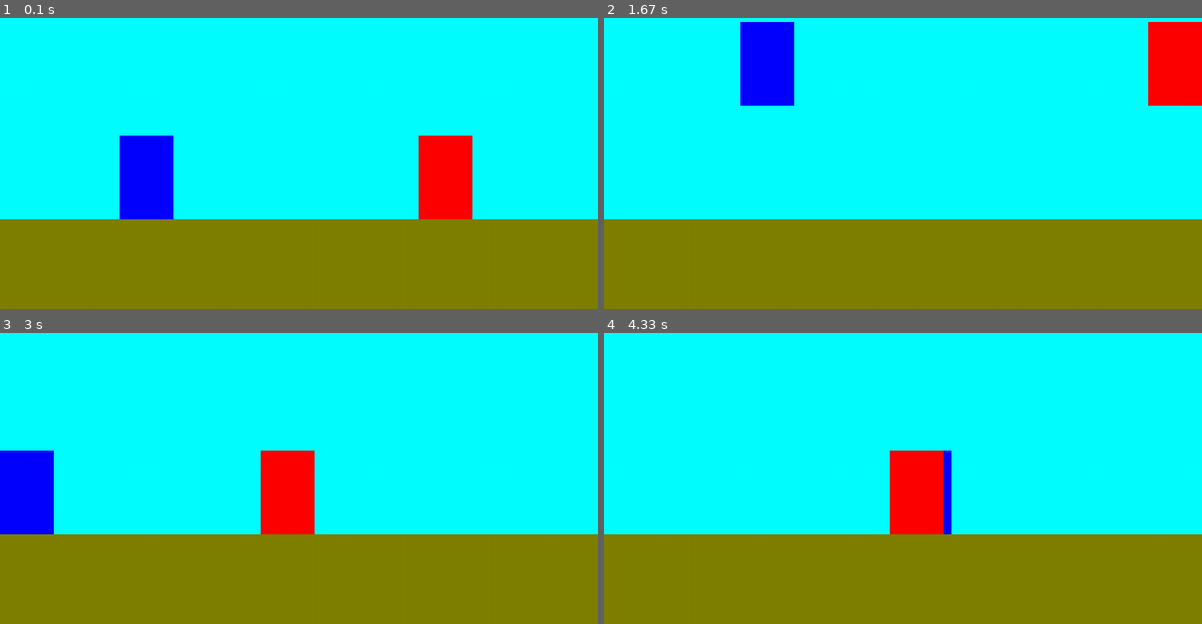
Above: before the commit, frames 1-4 (two rows, left to right).
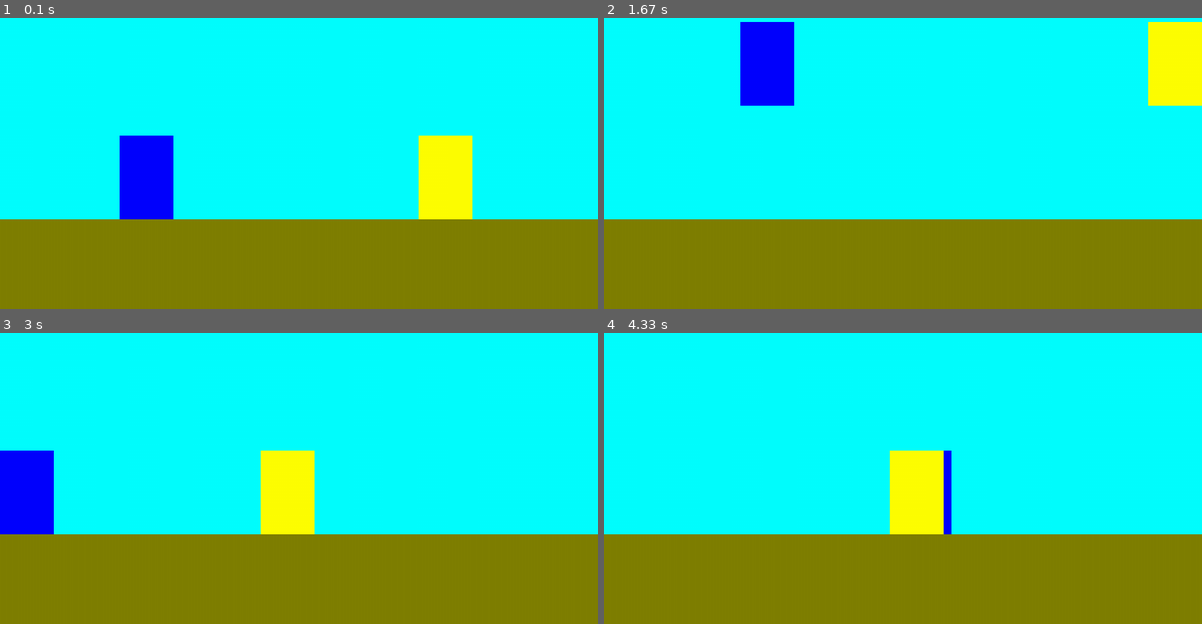
Above: after the commit, the same moments.

Repository: mariano3232/pygame
Game: pygame game, started from main.py
Two runs of this game, one before a commit and one after it. Both use one fixed random seed, a clock stepped at 60 frames per second and the inputs below.
Inputs:
- Up to frame 1 (0.1 s): no input
- Up to frame 2 (1.67 s): hold Y 0.33-0.8 s; hold Right 0.33-0.8 s; hold Right 0.83-1.3 s; hold D 0.83-1.3 s; tap K at 0.98 s; hold Up 1.33-1.63 s; hold W 1.33-1.63 s
- Up to frame 3 (3 s): hold Right 1.67-2.13 s; hold D 1.67-2.13 s; tap T at 1.82 s; hold Left 2.17-2.7 s; hold A 2.17-2.7 s; tap K at 2.32 s; hold Left from 2.73 s (still down); hold A from 2.73 s (still down)
- Up to frame 4 (4.33 s): release Left at 3.13 s; release A at 3.13 s; hold Up 3.17-3.53 s; hold W 3.17-3.53 s; tap T at 3.32 s; hold Right 3.57-4.2 s; hold D 3.57-4.2 s; tap K at 3.72 s; hold Left from 4.23 s (still down); hold A from 4.23 s (still down)

The runs differ from the first frame. In frame 1, 2.6% of the frame differs, in the area x 70-79%, y 40-70%; in frame 2, 2.6%; in frame 3, 2.6%, in the area x 43-53%, y 40-70%; in frame 4, 2.6%.

Commit message:
knockback on hit

Diff:
--- a/character.py
+++ b/character.py
@@ -5,12 +5,15 @@
         self.rect = pygame.Rect(x, y, 90, 140)
         self.controls = controls
         self.vel_y = 0
+        self.facing_right = True
+        #status
+        self.knockback = 0
+        self.startup = 0
+        self.recovery = 0
+        self.attacking = 0
         self.jumping = False
         self.dash = False
         self.dash_timer = 0
-        self.startup = 0
-        self.recovery = 0
-        self.attacking = 0
         #attack
         self.attack_data = {
             'startup': 0,
@@ -18,13 +21,20 @@
             'recovery': 0,
         }
 
-    def draw(self, screen, color):
+    def draw(self, screen, color, enemy):
         pygame.draw.rect(screen, color, self.rect)
         if self.attacking and not self.startup:
-            pygame.draw.rect(screen, (255,0,0), pygame.Rect(self.rect.centerx + 40, self.rect.centery -40, 100, 30))
+            hitbox = pygame.Rect(self.rect.centerx + 40 if self.facing_right else self.rect.centerx - 140, self.rect.centery -40, 100, 30)
+
+            hits = hitbox.colliderect(enemy.rect)
+            if (hits) :
+                enemy.vel_y = -5
+                enemy.knockback = 20
+
+            pygame.draw.rect(screen, (255,0,0), hitbox)
+
 
     def attack(self):
-        print ('aaaaaaaa')
         attack_data = {
             'startup': 10,
             'active': 10,
@@ -34,7 +44,7 @@
         self.startup = attack_data['startup']
         self.attacking = attack_data['active']
 
-    def move(self, screen, screen_width, screen_height, floor_height):
+    def move(self, screen, screen_width, screen_height, floor_height, enemy):
         SPEED = 7
         JUMPING_SPEED = 8
         DASH_SPEED = 25
@@ -44,19 +54,26 @@
         dy = 0
 
         key = pygame.key.get_pressed()
+        #Dirección
+        if self.rect.centerx > enemy.rect.centerx : self.facing_right = False
+        else: self.facing_right = True
 
         #Ataque
-        if key[self.controls['attack']] and not self.recovery and not self.startup and not self.attacking:
+        if key[self.controls['attack']] and not self.recovery and not self.startup and not self.attacking and not self.knockback:
             self.attack()
 
         if self.startup > 0 : self.startup -= 1
         if self.attacking > 0 and not self.startup : self.attacking -= 1
         if self.attacking == 1 : self.recovery = self.attack_data['recovery']
         # Movimiento horizontal
-        if key[self.controls['left']] and not self.jumping and not self.recovery and not self.startup and not self.attacking:
+        if key[self.controls['left']] and not self.jumping and not self.recovery and not self.startup and not self.attacking and not self.knockback:
             dx = -SPEED
-        if key[self.controls['right']] and not self.jumping and not self.recovery and not self.startup and not self.attacking:
+        if key[self.controls['right']] and not self.jumping and not self.recovery and not self.startup and not self.attacking and not self.knockback:
             dx = SPEED
+        # knockback
+        if self.knockback>0:
+            dx = -self.knockback if self.facing_right else self.knockback
+            self.knockback-=1
 
         # Jump
         if key[self.controls['up']] and not self.jumping and not self.recovery:
@@ -82,9 +99,11 @@
         # Dash
         if key[self.controls['dash']] and self.dash_timer == 0 and not self.recovery and not self.dash and (not self.jumping or self.rect.bottom < 300):
             self.dash_timer = DASH_DURATION
-            self.dash  = DASH_SPEED
-            if key[self.controls['left']]:
+            self.dash  = DASH_SPEED if self.facing_right else -DASH_SPEED
+            if key[self.controls['left']] and self.facing_right:
                 self.dash  = -DASH_SPEED
+            if key[self.controls['right']] and not self.facing_right:
+                self.dash  = DASH_SPEED
 
         if self.dash:
             #dash saltando
--- a/main.py
+++ b/main.py
@@ -43,8 +43,8 @@
     screen.fill(LIGHTBLUE)
     pygame.draw.rect(screen, OLIVE, (0, SCREEN_HEIGHT - FLOOR_HEIGHT , SCREEN_WIDTH,  FLOOR_HEIGHT))
     #Personajes :
-    fighter_1.draw(screen, BLUE)
-    fighter_2.draw(screen, RED)
+    fighter_1.draw(screen, BLUE, fighter_2)
+    fighter_2.draw(screen, (255,255,0), fighter_1)
 
 while True :
     clock.tick(60)
@@ -55,8 +55,8 @@
 
     key = pygame.key.get_pressed()
     if key:
-        fighter_1.move(screen,SCREEN_WIDTH, SCREEN_HEIGHT, FLOOR_HEIGHT)
-        fighter_2.move(screen,SCREEN_WIDTH, SCREEN_HEIGHT, FLOOR_HEIGHT)
+        fighter_1.move(screen,SCREEN_WIDTH, SCREEN_HEIGHT, FLOOR_HEIGHT,fighter_2)
+        fighter_2.move(screen,SCREEN_WIDTH, SCREEN_HEIGHT, FLOOR_HEIGHT,fighter_1)
 
     update_screen()
     pygame.display.update()
